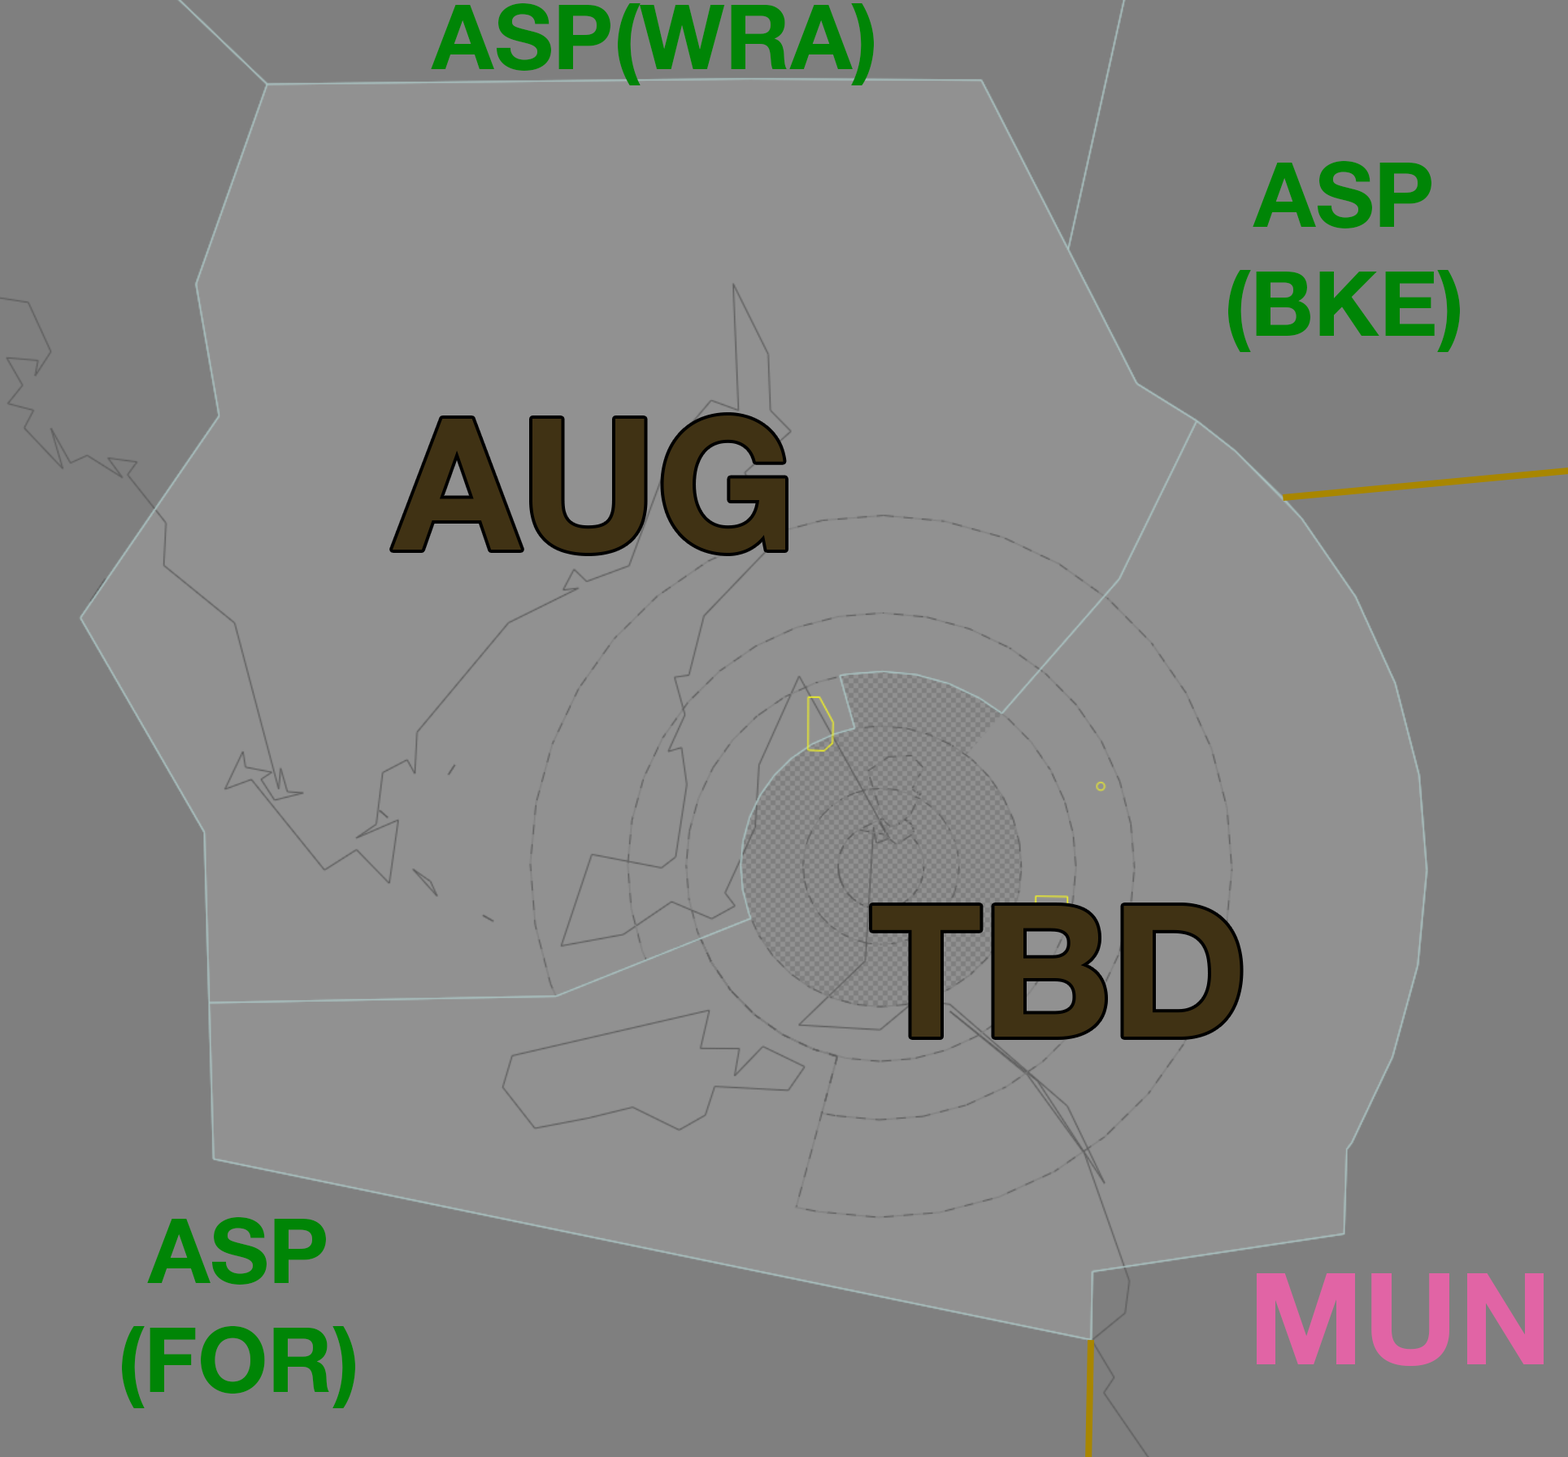
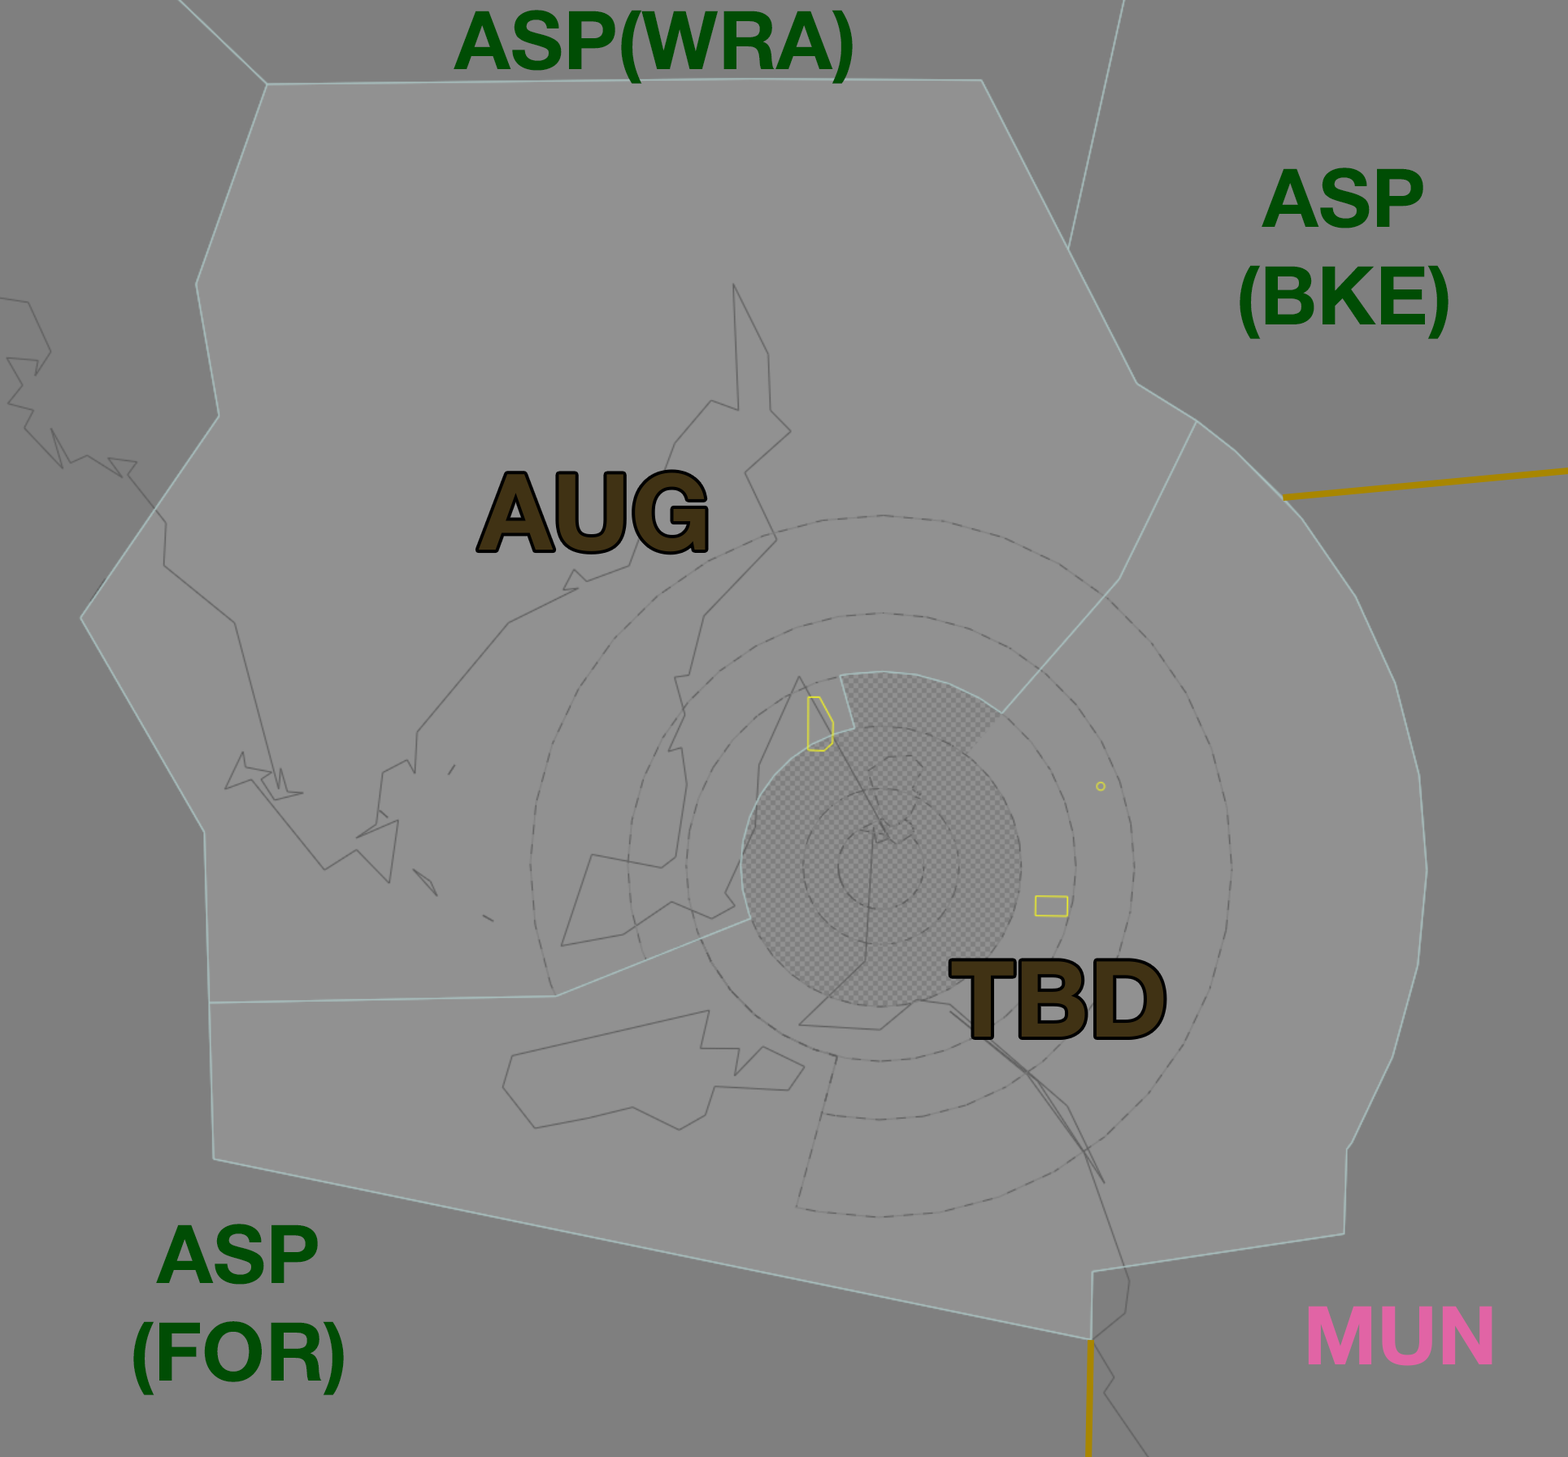
Before/after of a 1568 x 1457 layered artwork. What changed in the layer stack:
painted on "AUG" over bbox(392, 415, 786, 553)
painted on "TBD" over bbox(872, 905, 1241, 1037)
painted on "ASP(WRA)" over bbox(430, 3, 874, 86)
painted on "ASP (FOR)" over bbox(121, 1216, 356, 1408)
painted on "ASP (BKE)" over bbox(1228, 160, 1460, 352)
painted on "MUN" over bbox(1256, 1272, 1544, 1366)